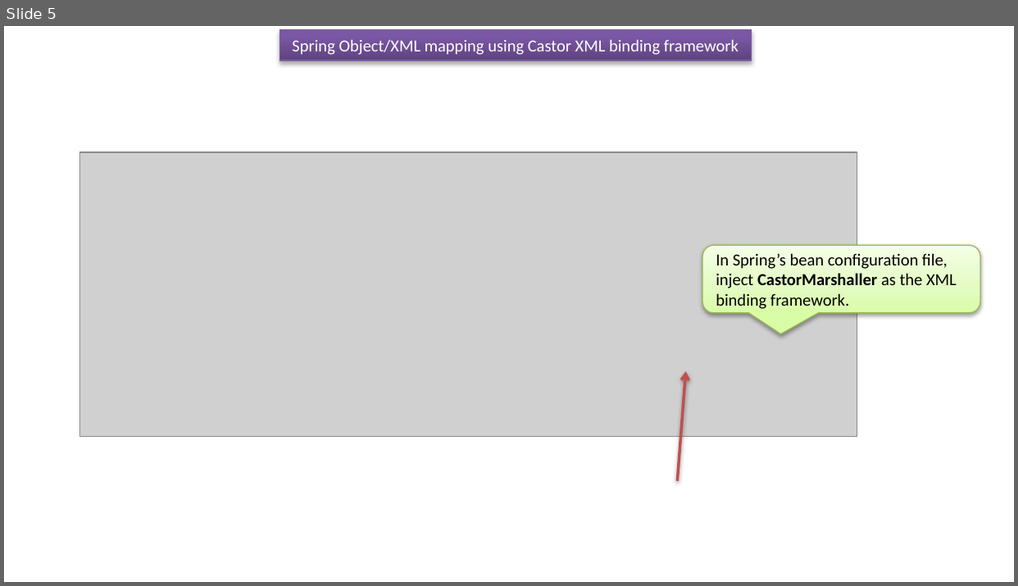
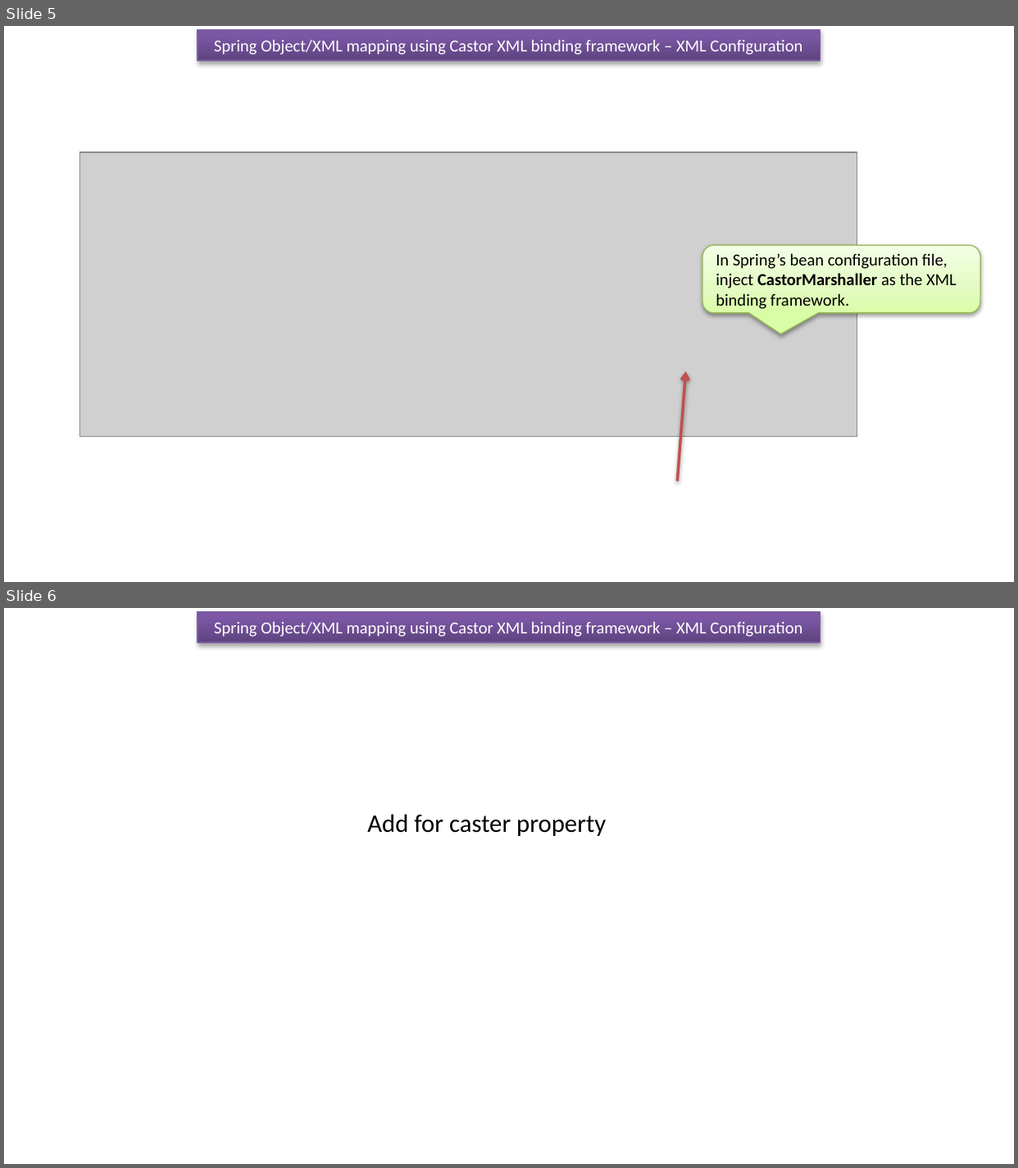
Before and after one commit to ramram43210/javaee, a slide deck: Later/Spring/14_Spring_Object_XML_Mapping/1/Spring Object XML mapping_castor.pptx. Shown one above the other, each under a label of ours: slide 5 before the commit, slides 5 and 6 after it. The pictures are 1018x586 and 1018x1168 pixels, drawn with LibreOffice and Linux fonts; fonts in the diff are those of the drawing; grey boxes stand for pictures. Boxes give left, top, right and bottom in pixels: in the first picture for what was removed or moved away, otherwise in the second. Text is boxed around its words. In the diff, an @@ line names an element or a change of style, - is before the commit and + after.

```diff
--- a/Later/Spring/14_Spring_Object_XML_Mapping/1/Spring Object XML mapping_castor.pptx
+++ b/Later/Spring/14_Spring_Object_XML_Mapping/1/Spring Object XML mapping_castor.pptx
@@ slide 6 added at bbox=[4, 608, 1014, 1164], background #FFFFFF @@
@@ rectangle added at bbox=[198, 612, 822, 642], fill gradient #5F4480 to #7B58A6 to #7C57A8, outline #7D60A0 0.75 pt, 12 pt, text #FFFFFF @@
+Spring Object/XML mapping using Castor XML binding framework – XML Configuration
@@ text added at bbox=[367, 814, 606, 836], 18 pt, text #000000 @@
+Add for caster property
@@ slide 5 changed as well @@
@@ rectangle "Spring Object/XML mapping using Castor ...": place and size @@
-rectangle "Spring Object/XML mapping using Castor ..." at bbox=[280, 30, 752, 60]
+rectangle "Spring Object/XML mapping using Castor ..." at bbox=[198, 30, 822, 60]
@@ text in rectangle at bbox=[214, 39, 803, 55]: text changed @@
-Spring Object/XML mapping using Castor XML binding framework
+Spring Object/XML mapping using Castor XML binding framework – XML Configuration
```
Also in this commit, not shown: 6 other slides changed, 1 other file.
